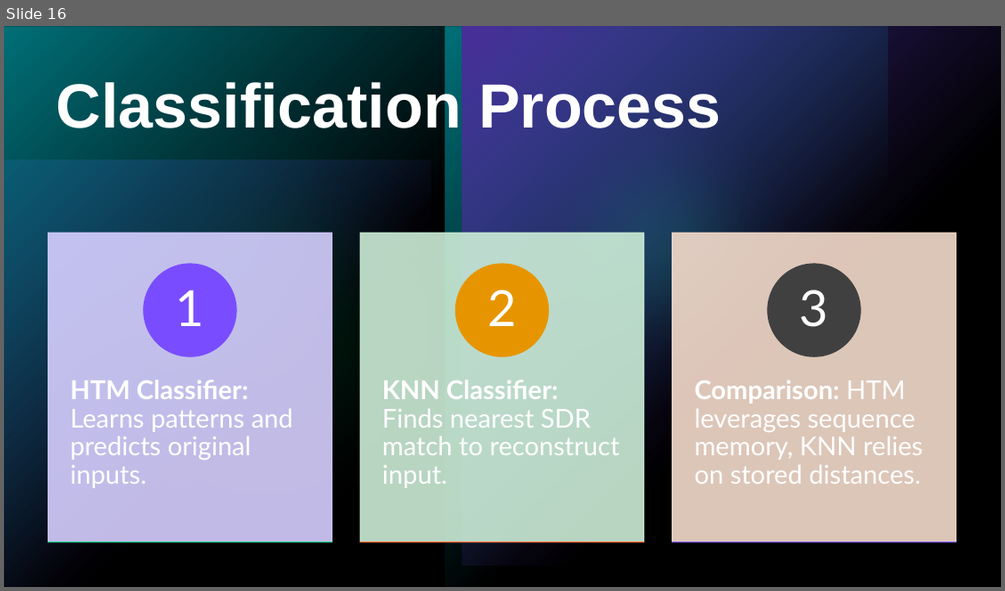
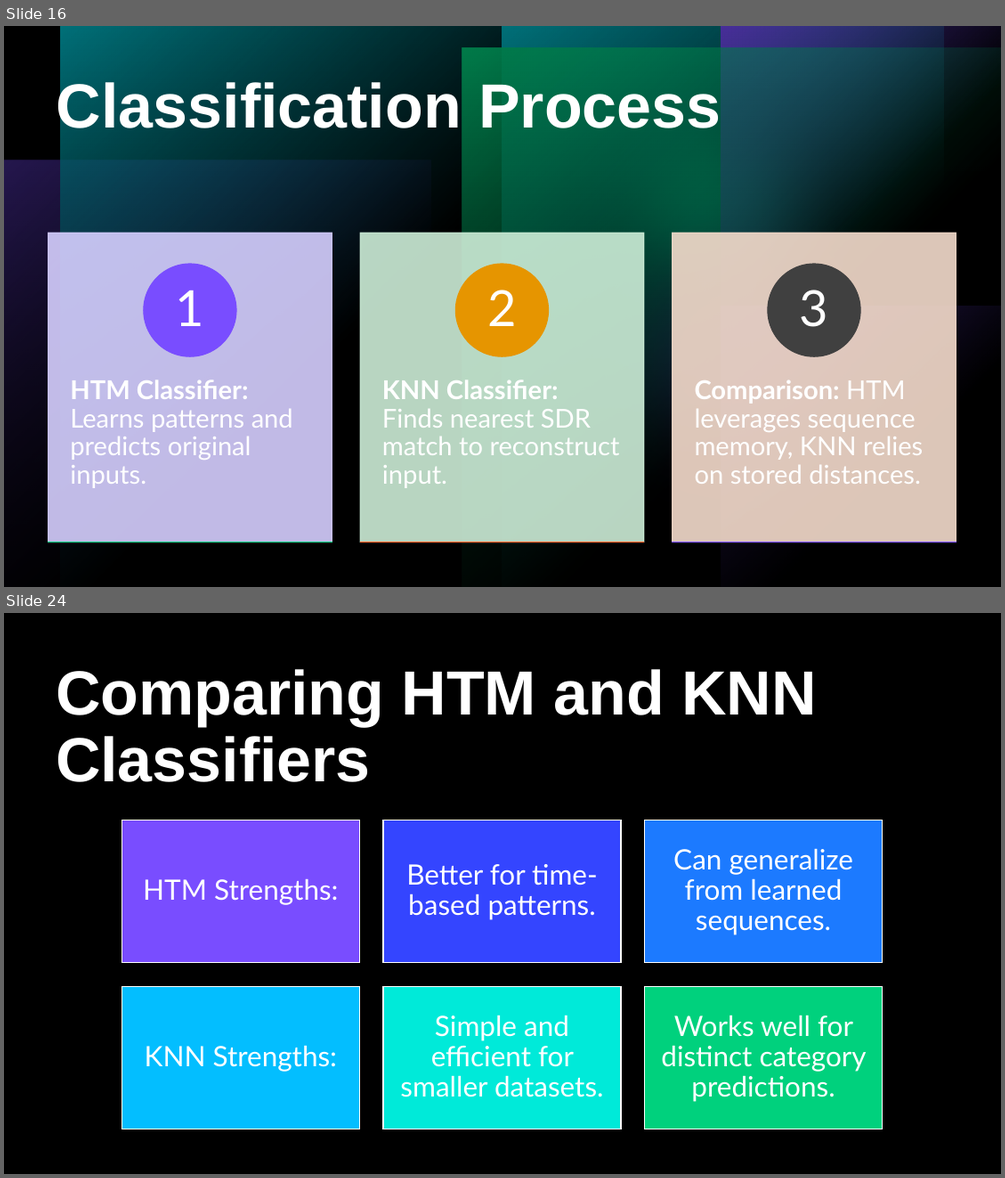
Before and after one commit to prnshubn/neocortexapi-team-untitled, a slide deck: source/Documentation_Team_Untitled/Team_Untitled_Presentation.pptx. Shown one above the other, each under a label of ours: slide 16 before the commit, slides 16 and 24 after it; the slides between them are not shown. The pictures are 1005x591 and 1005x1178 pixels, drawn with LibreOffice and Linux fonts; fonts in the diff are those of the drawing. Boxes give left, top, right and bottom in pixels: in the first picture for what was removed or moved away, otherwise in the second. Text is boxed around its words. In the diff, an @@ line names an element or a change of style, - is before the commit and + after.

Commit message:
Added Visualization Techniques, Permanence values, similarity check,Classifier performance, Challenges in PPT

```diff
--- a/source/Documentation_Team_Untitled/Team_Untitled_Presentation.pptx
+++ b/source/Documentation_Team_Untitled/Team_Untitled_Presentation.pptx
@@ slide 24 added at box(4, 613, 1001, 1174), background #000000; not listed: 5 template elements that a slide beside it also shows @@
@@ rectangle added at box(4, 613, 1001, 1174), fill #000000 @@
@@ title added at box(56, 669, 817, 782), 60 pt, text #FFFFFF, bold @@
+Comparing HTM and KNN Classifiers
@@ group added at box(122, 820, 882, 1129): 6 rectangles, 6 texts @@
+HTM Strengths:
+Better for time-based patterns.
+Can generalize from learned sequences.
+KNN Strengths:
+Simple and efficient for smaller datasets.
+Works well for distinct category predictions.
@@ slide 16 changed as well @@
@@ rectangle removed at box(4, 26, 1001, 587) @@
@@ rectangle added at box(4, 26, 1001, 587), fill #000000 @@
@@ rectangle added at box(4, 26, 1001, 587), fill gradient #000000 @@
@@ group added at box(4, 26, 1001, 587): 6 rectangles, 2 ellipses @@
@@ ellipse removed at box(474, 58, 827, 411) @@
```
Also in this commit, not shown: 8 other slides changed, 12 other slides added.
